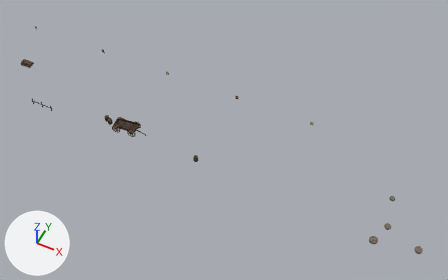
An edit to the glTF model assets/models/town/roadside_props.glb, drawn before and after from the same camera.
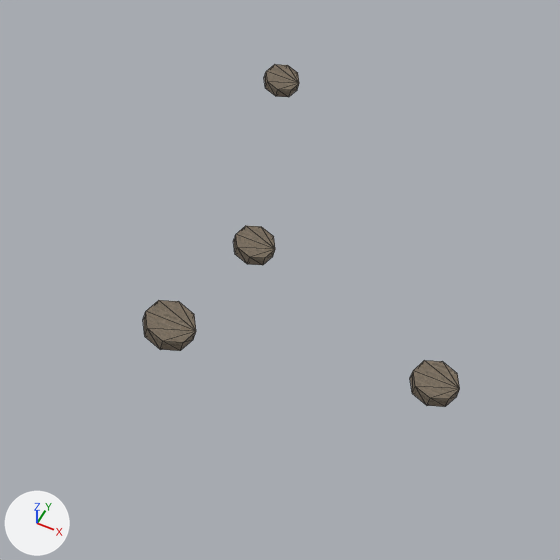
The first picture shows the older version from a 50 mm camera at (45.8, -93.4, 90.9) aimed at (8.1, -18.2, -3.2). The close-ups show the older and then the newer version on the part from 77% to 98% of the width and 66% to 100% of the height of that picture. Only the edits that show in the close-ups are written down. Lighting does not change. The marker at lower left points along +X, +Y and +Z. The close-ups show mesh edges as thin lines.

Names of what the first close-up shows: 'CreekStone0', 'CreekStone1', 'CreekStone2', 'CreekStone3'.
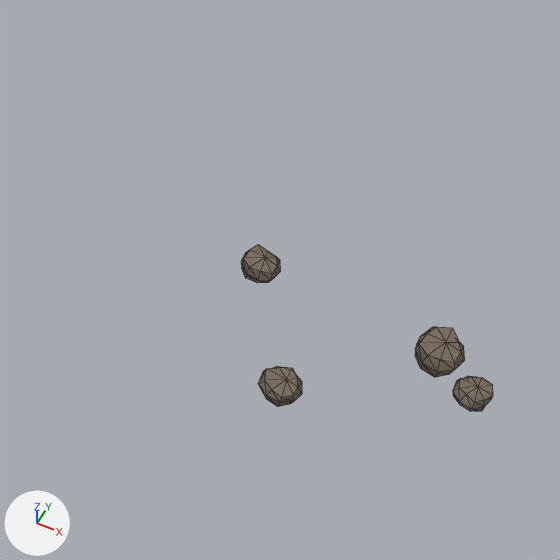
Scene script edits in JSON lines:
```json
{"op": "add", "block": "me_creekboulder3", "code": ["me_creekboulder3 = bpy.data.meshes.new('CreekBoulder3')", "me_creekboulder3.from_pydata(...)  # 28 vertices, 52 faces; spans x 50.511..51.57, y -29.131..-28.01, z 0.265..0.775", "me_creekboulder3.materials.append(mat_stone)"]}
{"op": "add", "block": "me_creekboulder2", "code": ["me_creekboulder2 = bpy.data.meshes.new('CreekBoulder2')", "me_creekboulder2.from_pydata(...)  # 28 vertices, 52 faces; spans x 45.471..46.702, y -30.874..-29.668, z -0.425..0.105", "me_creekboulder2.materials.append(mat_stone)"]}
{"op": "add", "block": "me_creekboulder1", "code": ["me_creekboulder1 = bpy.data.meshes.new('CreekBoulder1')", "me_creekboulder1.from_pydata(...)  # 28 vertices, 52 faces; spans x 49.204..50.582, y -27.899..-26.433, z -0.425..0.33", "me_creekboulder1.materials.append(mat_stone)"]}
{"op": "add", "block": "me_creekboulder0", "code": ["me_creekboulder0 = bpy.data.meshes.new('CreekBoulder0')", "me_creekboulder0.from_pydata(...)  # 28 vertices, 52 faces; spans x 43.821..44.948, y -27.122..-26.022, z -0.425..0.167", "me_creekboulder0.materials.append(mat_stone)"]}
{"op": "remove", "block": "ob_creekstone0", "code": ["ob_creekstone0 = bpy.data.objects.new('CreekStone0', me_creekstone0)", "ob_creekstone0.location = (0.0, 0.0, 0.0)"]}
{"op": "remove", "block": "ob_creekstone1", "code": ["ob_creekstone1 = bpy.data.objects.new('CreekStone1', me_creekstone1)", "ob_creekstone1.location = (0.0, 0.0, 0.0)"]}
{"op": "remove", "block": "ob_creekstone2", "code": ["ob_creekstone2 = bpy.data.objects.new('CreekStone2', me_creekstone2)", "ob_creekstone2.location = (0.0, 0.0, 0.0)"]}
{"op": "remove", "block": "ob_creekstone3", "code": ["ob_creekstone3 = bpy.data.objects.new('CreekStone3', me_creekstone3)", "ob_creekstone3.location = (0.0, 0.0, 0.0)"]}
{"op": "add", "block": "ob_creekboulder3", "code": ["ob_creekboulder3 = bpy.data.objects.new('CreekBoulder3', me_creekboulder3)", "ob_creekboulder3.location = (0.0, 0.0, 0.0)"]}
{"op": "add", "block": "ob_creekboulder2", "code": ["ob_creekboulder2 = bpy.data.objects.new('CreekBoulder2', me_creekboulder2)", "ob_creekboulder2.location = (0.0, 0.0, 0.0)"]}
{"op": "add", "block": "ob_creekboulder1", "code": ["ob_creekboulder1 = bpy.data.objects.new('CreekBoulder1', me_creekboulder1)", "ob_creekboulder1.location = (0.0, 0.0, 0.0)"]}
{"op": "add", "block": "ob_creekboulder0", "code": ["ob_creekboulder0 = bpy.data.objects.new('CreekBoulder0', me_creekboulder0)", "ob_creekboulder0.location = (0.0, 0.0, 0.0)"]}
```

Changed parts and their boxes (x1, y1, x2, y2) in the close-ups (560 x 560 px):
```json
{"object": "CreekStone3", "change": "deleted", "before": [143, 300, 196, 351], "on screen": "brown"}
{"object": "CreekBoulder1", "change": "added", "after": [415, 327, 465, 377], "on screen": "brown"}
{"object": "CreekStone2", "change": "deleted", "before": [410, 360, 460, 407], "on screen": "brown"}
{"object": "CreekBoulder2", "change": "added", "after": [258, 366, 302, 407], "on screen": "brown"}
{"object": "CreekStone1", "change": "deleted", "before": [233, 226, 275, 265], "on screen": "brown"}
{"object": "CreekBoulder0", "change": "added", "after": [241, 244, 281, 283], "on screen": "brown"}
{"object": "CreekBoulder3", "change": "added", "after": [453, 376, 493, 411], "on screen": "brown"}
{"object": "CreekStone0", "change": "deleted", "before": [264, 64, 299, 97], "on screen": "brown"}
```
